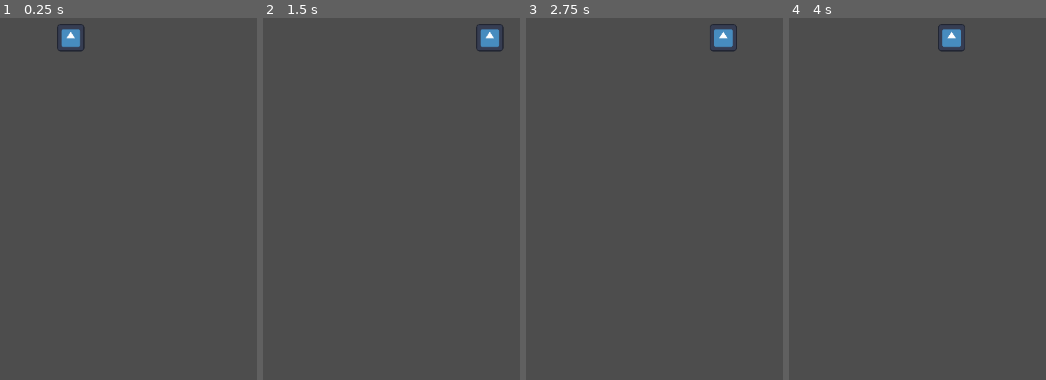
Above: before the commit, frames 1-4 (left to right).
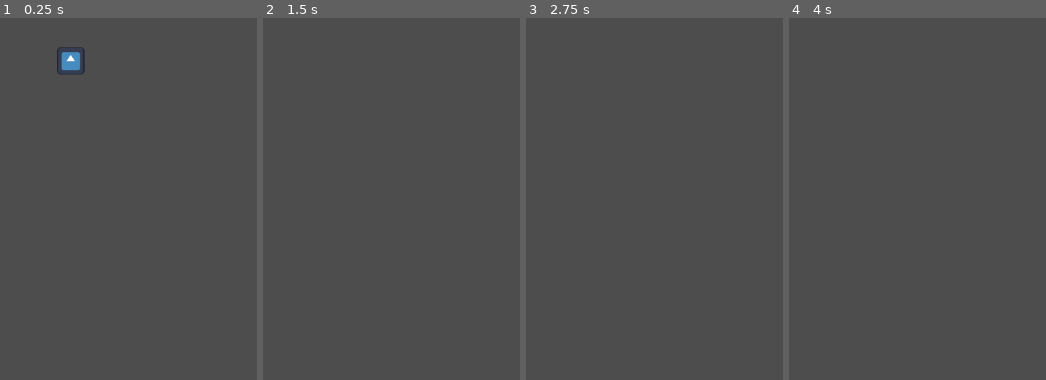
Above: after the commit, the same moments.

Repository: CBurgess97/godot-platformer
Game: Godot game, scene res://Player/player.tscn
Same seed, same stepped clock (60 frames per second), same inputs: the game is played once before the commit and once after it. Before the commit the project has no main scene; this scene is started directly in both runs. The engine's default icon, where the game draws it, is replaced by a stand-in: a white triangle on a blue panel in a dark square.
Inputs:
- Up to frame 1 (0.25 s): no input
- Up to frame 2 (1.5 s): hold Right (ui_right) 0.53-1.28 s; hold Left (ui_left) from 1.28 s (still down)
- Up to frame 3 (2.75 s): release Left (ui_left) at 2.03 s; hold Right (ui_right) from 2.03 s (still down)
- Up to frame 4 (4 s): release Right (ui_right) at 2.78 s; hold Up (ui_up) 2.78-3.53 s; tap Enter at 3.5 s; hold Left (ui_left) from 3.53 s (still down)

The runs differ from the first frame. In frame 1, 1.0% of the frame differs, in the area x 22-34%, y 1-16%; in frame 2, 0.6%; in frame 3, 0.5%; in frame 4, 0.5%.

Commit message:
PlayerMovementComponent Initial Jump Implementation

Diff:
--- a/Player/Player Components/player_movement_component.gd
+++ b/Player/Player Components/player_movement_component.gd
@@ -1,8 +1,9 @@
 extends Node
 class_name PlayerMovementComponent
 
-@export var speed: float = 300.0
+@export var speed: float = 500.0
 @export var jump_velocity: float = -400.0
+@export var gravity: float = 1000.0
 @export var acceleration: float = 1500.0
 @export var friction: float = 1000.0
 @export var coyote_time: float = 0.1
@@ -22,13 +23,24 @@
     # Handle horizontal movement
     update_horizontal_movement(delta)
 
+    # Handle vertical movement
+    update_vertical_movement(delta)
+
     # Apply movement
     character.velocity = velocity
     character.move_and_slide()
 
 func update_horizontal_movement(delta: float) -> void:
-
     if direction:
         velocity.x = move_toward(velocity.x, direction * speed, acceleration * delta)
     else:
         velocity.x = move_toward(velocity.x, 0, friction * delta)
+
+func update_vertical_movement(delta: float) -> void:
+
+    # Handle jumping
+    if Input.is_action_just_pressed("ui_up"):
+        velocity.y = jump_velocity
+
+    # Apply gravity
+    velocity.y += gravity * delta
--- a/project.godot
+++ b/project.godot
@@ -11,5 +11,6 @@
 [application]
 
 config/name="Platformer"
+run/main_scene="uid://bd7qkrisyy24f"
 config/features=PackedStringArray("4.4", "Forward Plus")
 config/icon="res://icon.svg"
